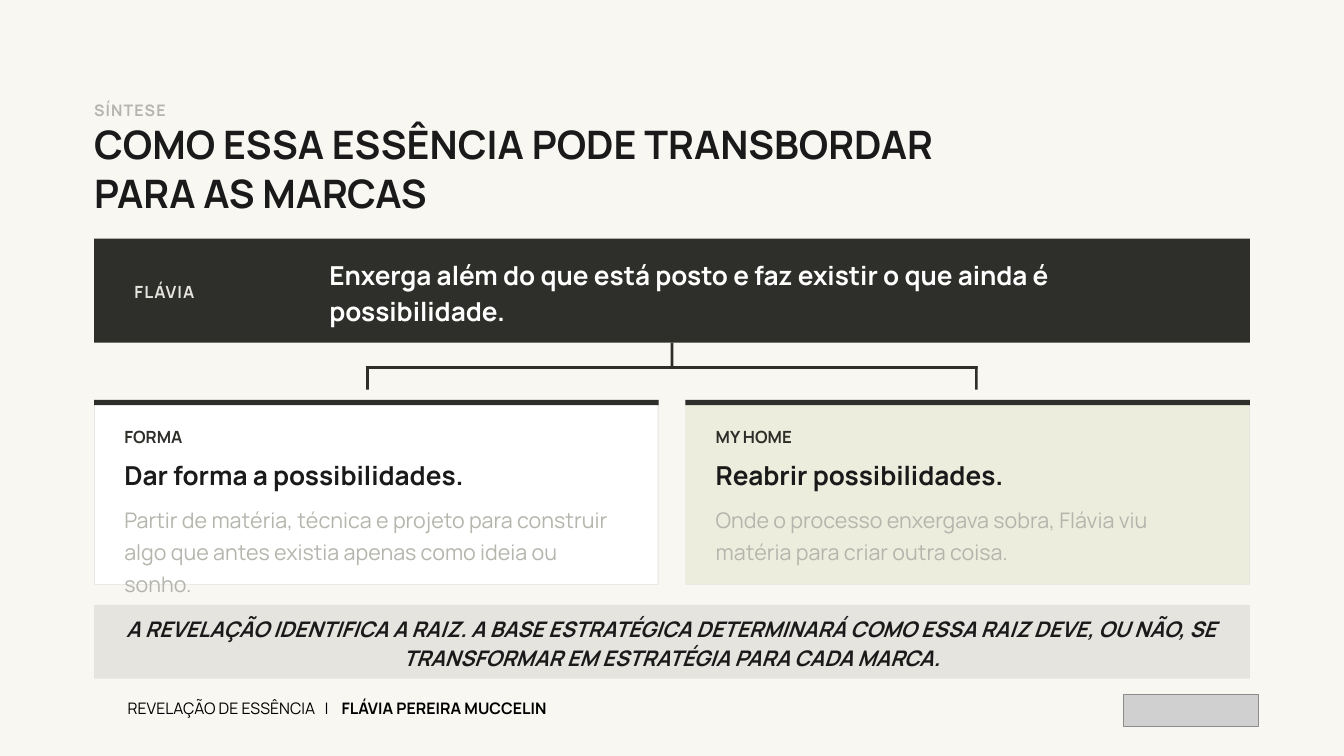
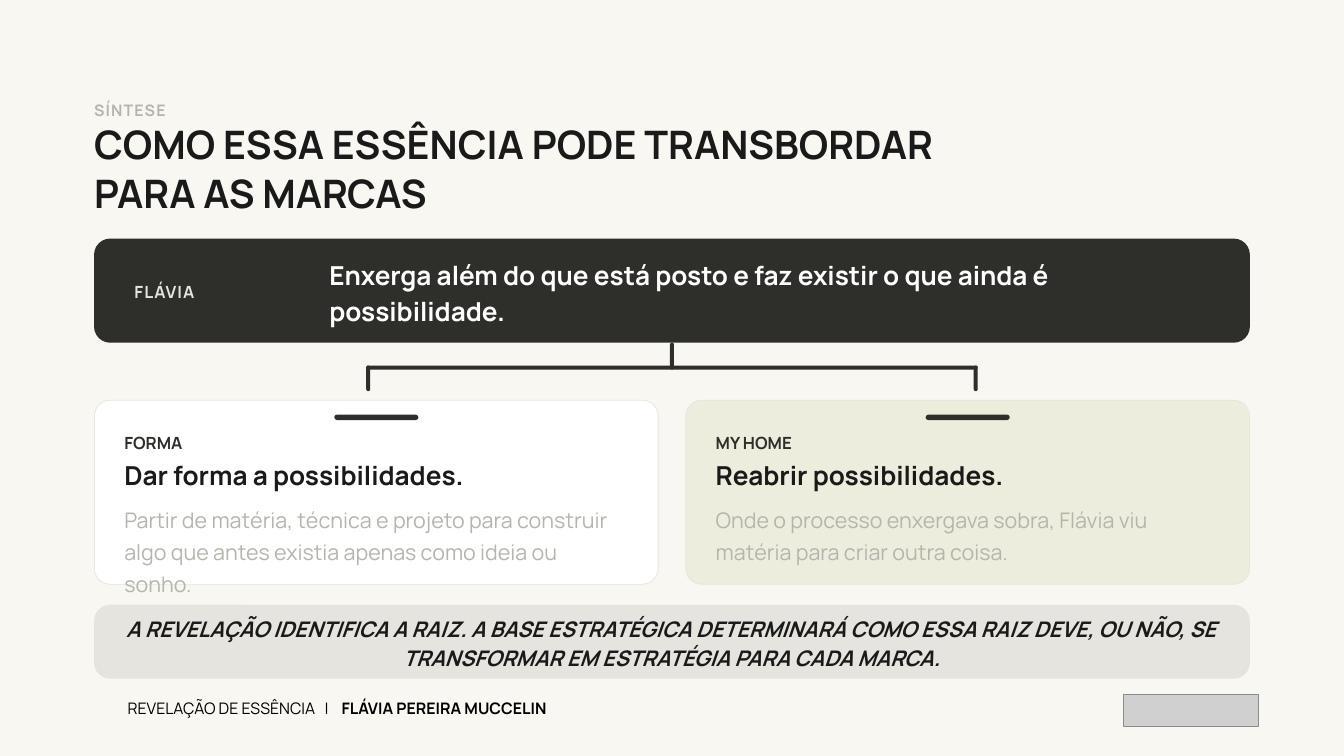
Before and after one commit to kellyalbertkabrand/Apresentacao_Revelacao_de_Essencia, a slide deck: slide 18 of Revelacao-de-Essencia-Flavia-Pereira-Muccelin.pptx. Drawn at 1344x756 pixels with LibreOffice and Linux fonts; fonts in the diff are those of the drawing; grey boxes stand for pictures. Boxes give left, top, right and bottom in pixels: in the first picture for what was removed or moved away, otherwise in the second. Text is boxed around its words. In the diff, an @@ line names an element or a change of style, - is before the commit and + after.

```diff
--- a/Revelacao-de-Essencia-Flavia-Pereira-Muccelin.pptx
+++ b/Revelacao-de-Essencia-Flavia-Pereira-Muccelin.pptx
@@ rectangle to rounded rectangle in 11 elements at bbox=[94, 239, 1250, 343], bbox=[94, 400, 659, 585], bbox=[95, 401, 658, 584], bbox=[685, 400, 1250, 585], bbox=[686, 401, 1249, 584], bbox=[94, 605, 1250, 679], bbox=[366, 366, 978, 370], bbox=[366, 366, 370, 391], bbox=[974, 366, 978, 391], bbox=[926, 415, 1010, 420], bbox=[334, 415, 418, 420] @@
@@ rounded rectangle: place and size @@
-rounded rectangle at bbox=[94, 400, 659, 405]
+rounded rectangle at bbox=[334, 415, 418, 420]
@@ rounded rectangle: place and size @@
-rounded rectangle at bbox=[685, 400, 1250, 405]
+rounded rectangle at bbox=[926, 415, 1010, 420]
@@ text "FORMA": place and size @@
-text "FORMA" at bbox=[124, 430, 182, 444]
+text "FORMA" at bbox=[124, 436, 182, 450]
@@ text "MY HOME": place and size @@
-text "MY HOME" at bbox=[716, 430, 792, 444]
+text "MY HOME" at bbox=[716, 436, 792, 450]
```
Also in this commit, not shown: 17 other slides changed, 1 other file.
